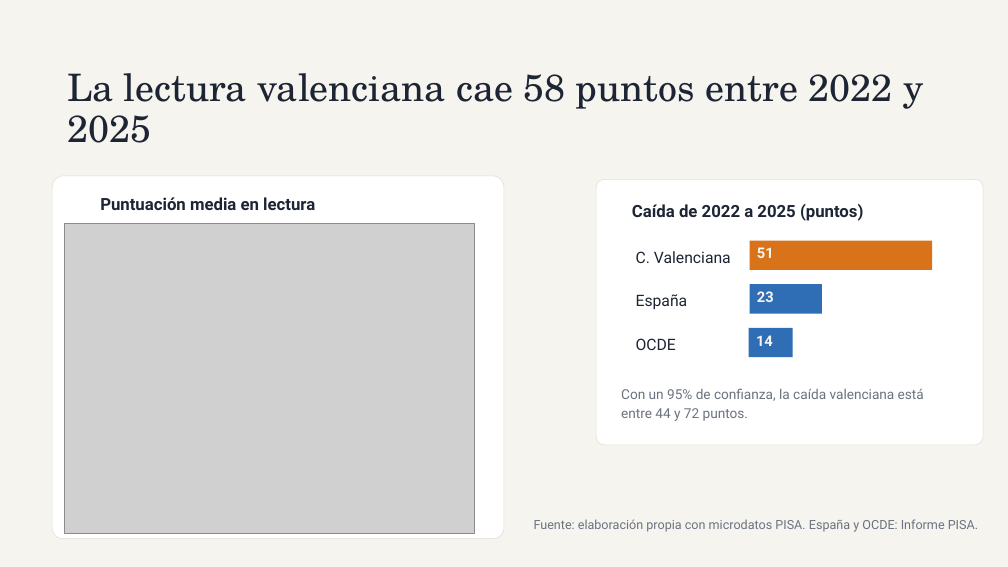
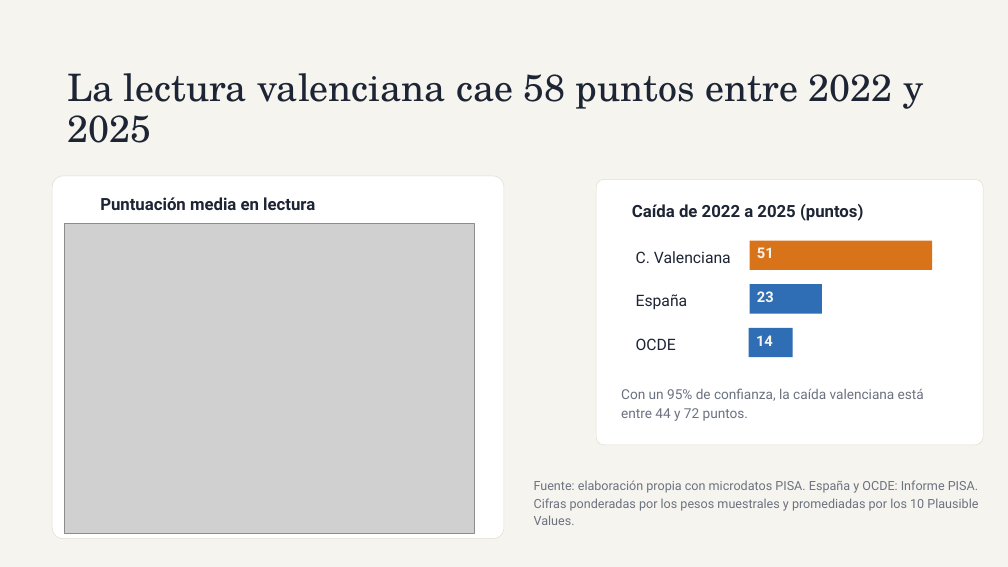
Before and after one commit to PaulitaLull/EDA_PAULA_LULL, a slide deck: slide 2 of ppt.pptx. Drawn at 1008x567 pixels with LibreOffice and Linux fonts; fonts in the diff are those of the drawing; grey boxes stand for pictures. Boxes give left, top, right and bottom in pixels: in the first picture for what was removed or moved away, otherwise in the second. Text is boxed around its words. In the diff, an @@ line names an element or a change of style, - is before the commit and + after.

```diff
--- a/ppt.pptx
+++ b/ppt.pptx
@@ text "Fuente: elaboración propia con microdatos ...": place and size @@
-text "Fuente: elaboración propia con microdatos ..." at [534,519,978,532]
+text "Fuente: elaboración propia con microdatos ..." at [534,480,978,525]
@@ text at [534,498,978,525]: paragraph added @@
+Cifras ponderadas por los pesos muestrales y promediadas por los 10 Plausible Values.
```
Also in this commit, not shown: 10 other slides changed, 9 other files.
